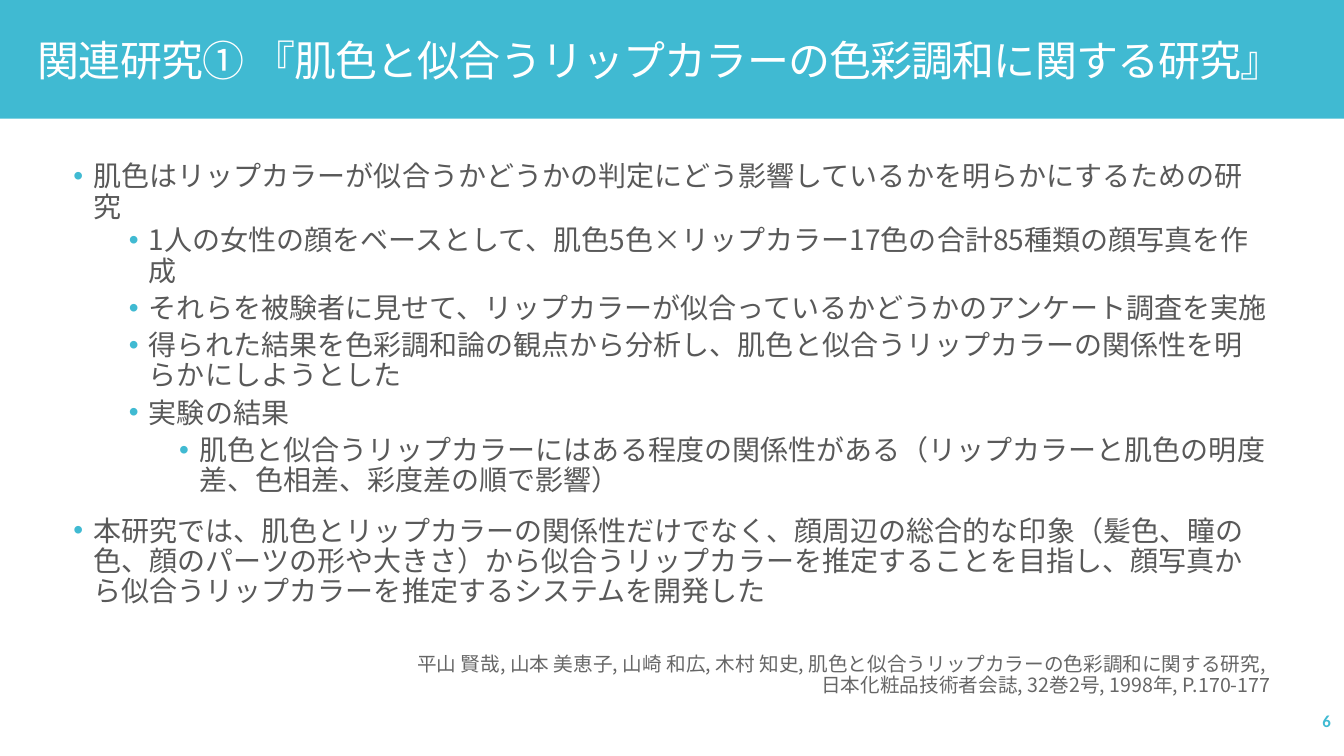
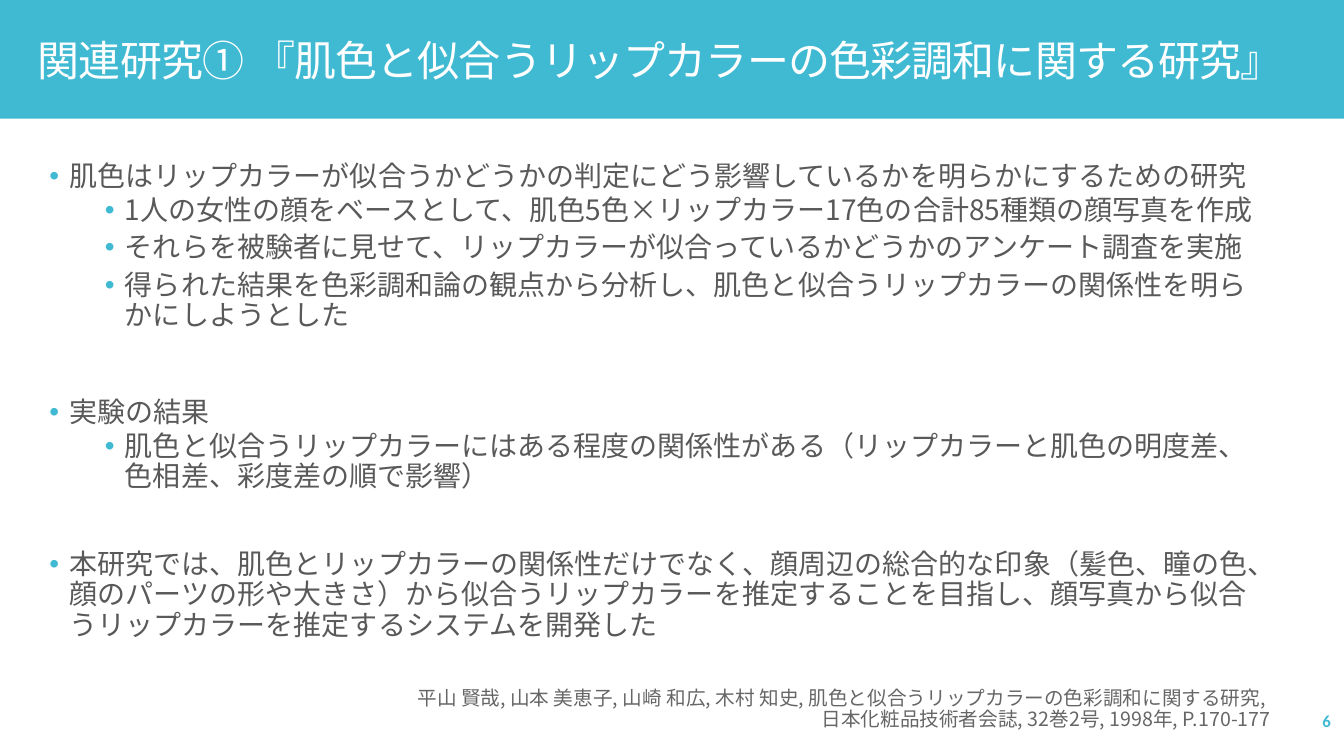
Before and after one commit to yuu5322/sci23, a slide deck: slide 6 of 口頭試問.pptx. Drawn at 1344x756 pixels with LibreOffice and Linux fonts; fonts in the diff are those of the drawing. Boxes give left, top, right and bottom in pixels: in the first picture for what was removed or moved away, otherwise in the second. Text is boxed around its words. In the diff, an @@ line names an element or a change of style, - is before the commit and + after.

```diff
--- a/口頭試問.pptx
+++ b/口頭試問.pptx
@@ text "肌色はリップカラーが似合うかどうかの判定にどう影響しているかを明らかにするための研究": place and size @@
-text "肌色はリップカラーが似合うかどうかの判定にどう影響しているかを明らかにするための研究" at <box>94,162,1271,696</box>
+text "肌色はリップカラーが似合うかどうかの判定にどう影響しているかを明らかにするための研究" at <box>70,162,1276,730</box>
@@ text at <box>70,398,1247,489</box>: list level 2 to 1 in "実験の結果"; list level 3 to 2 in "肌色と似合うリップカラーにはある程度の関係性がある（リップカラーと肌色の明度差、色相差、彩度差の順で影響）" @@
```
Also in this commit, not shown: 7 other slides changed.
